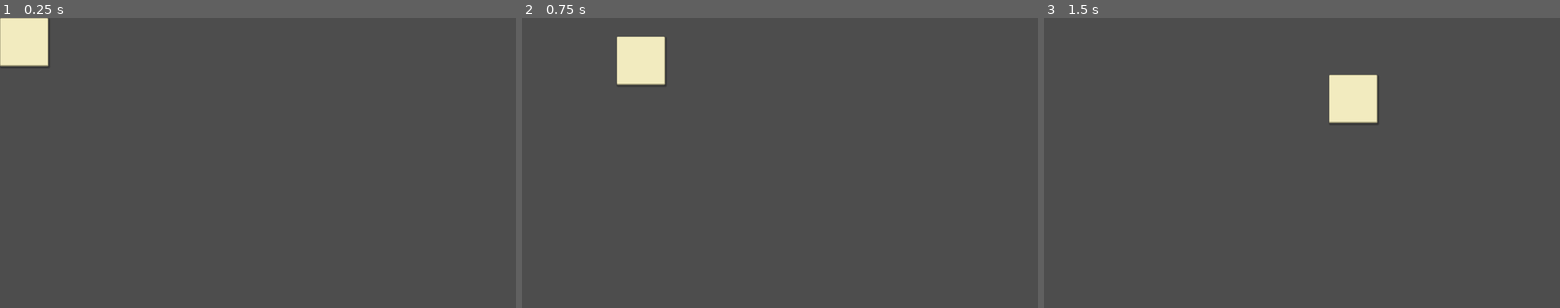
Above: before the commit, frames 1-3 (left to right).
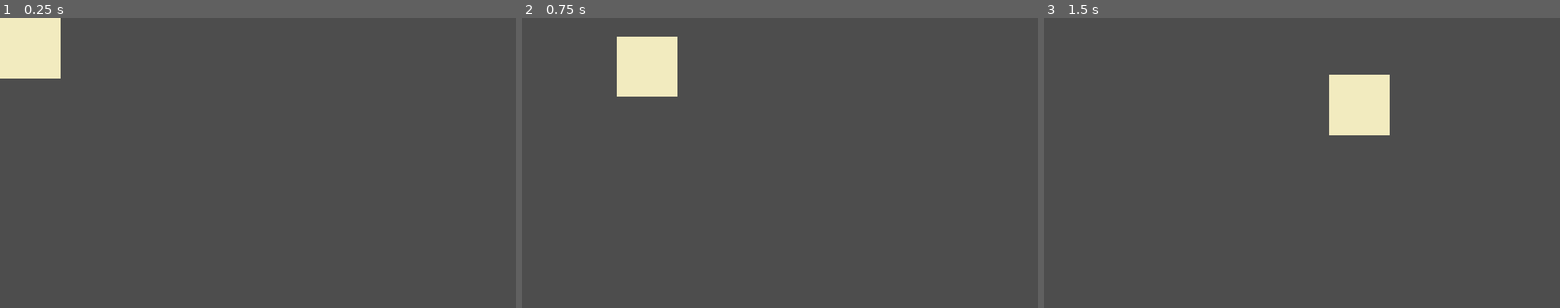
Above: after the commit, the same moments.

Repository: Kubendra2004/Echoes-of-Eleven
Game: Godot game, scene res://scenes/investigation/clue_node.tscn
Two runs of this game, one before a commit and one after it. Both use one fixed random seed, a clock stepped at 60 frames per second and the inputs below. This scene is started directly instead of the project's main scene.
Inputs (mouse positions are in pixels of both pictures, inside the frame that each line leads up to):
- Up to frame 1 (0.25 s): no input
- Up to frame 2 (0.75 s): tap Enter (ui_accept) at 0.5 s; drag from (547, 41) to (831, 99) at 0.52 s
- Up to frame 3 (1.5 s): tap Enter (ui_accept) at 1.25 s; drag from (1198, 177) to (1276, 221) at 1.27 s

The runs differ from the first frame. In frame 1, 1.0% of the frame differs, in the area x 0-12%, y 0-21%; in frame 2, 1.0%; in frame 3, 1.0%, in the area x 55-67%, y 19-41%.

Commit message:
Rewrite ClueNode to use ColorRect instead of StyleBoxFlat to ensure rendering compatibility

Diff:
--- a/scenes/investigation/clue_node.tscn
+++ b/scenes/investigation/clue_node.tscn
@@ -1,31 +1,33 @@
-[gd_scene load_steps=3 format=3]
+[gd_scene load_steps=2 format=3]
 
 [ext_resource type="Script" path="res://scripts/ui/clue_node.gd" id="1_cnode"]
 
-[sub_resource type="StyleBoxFlat" id="StyleBoxFlat_note"]
-bg_color = Color(0.95, 0.92, 0.75, 1)
-border_width_left = 1
-border_width_top = 1
-border_width_right = 2
-border_width_bottom = 3
-border_color = Color(0.6, 0.58, 0.45, 1)
-corner_radius_top_left = 2
-corner_radius_top_right = 2
-corner_radius_bottom_right = 2
-corner_radius_bottom_left = 2
-shadow_color = Color(0, 0, 0, 0.3)
-shadow_size = 4
-shadow_offset = Vector2(2, 3)
+[node name="ClueNode" type="Control"]
+custom_minimum_size = Vector2(150, 150)
+layout_mode = 3
+anchors_preset = 0
+offset_right = 150.0
+offset_bottom = 150.0
+script = ExtResource("1_cnode")
+z_index = 50
 
-[node name="ClueNode" type="PanelContainer"]
-custom_minimum_size = Vector2(120, 120)
-offset_right = 120.0
-offset_bottom = 120.0
-theme_override_styles/panel = SubResource("StyleBoxFlat_note")
-script = ExtResource("1_cnode")
+[node name="Background" type="ColorRect" parent="."]
+layout_mode = 1
+anchors_preset = 15
+anchor_right = 1.0
+anchor_bottom = 1.0
+grow_horizontal = 2
+grow_vertical = 2
+color = Color(0.95, 0.92, 0.75, 1.0)
+mouse_filter = 2
 
 [node name="MarginContainer" type="MarginContainer" parent="."]
-layout_mode = 2
+layout_mode = 1
+anchors_preset = 15
+anchor_right = 1.0
+anchor_bottom = 1.0
+grow_horizontal = 2
+grow_vertical = 2
 theme_override_constants/margin_left = 10
 theme_override_constants/margin_top = 10
 theme_override_constants/margin_right = 10
--- a/scripts/ui/clue_node.gd
+++ b/scripts/ui/clue_node.gd
@@ -1,4 +1,4 @@
-extends PanelContainer
+extends Control
 
 signal clue_clicked(clue_id: String)
 signal clue_dragged(clue_id: String, new_pos: Vector2)
